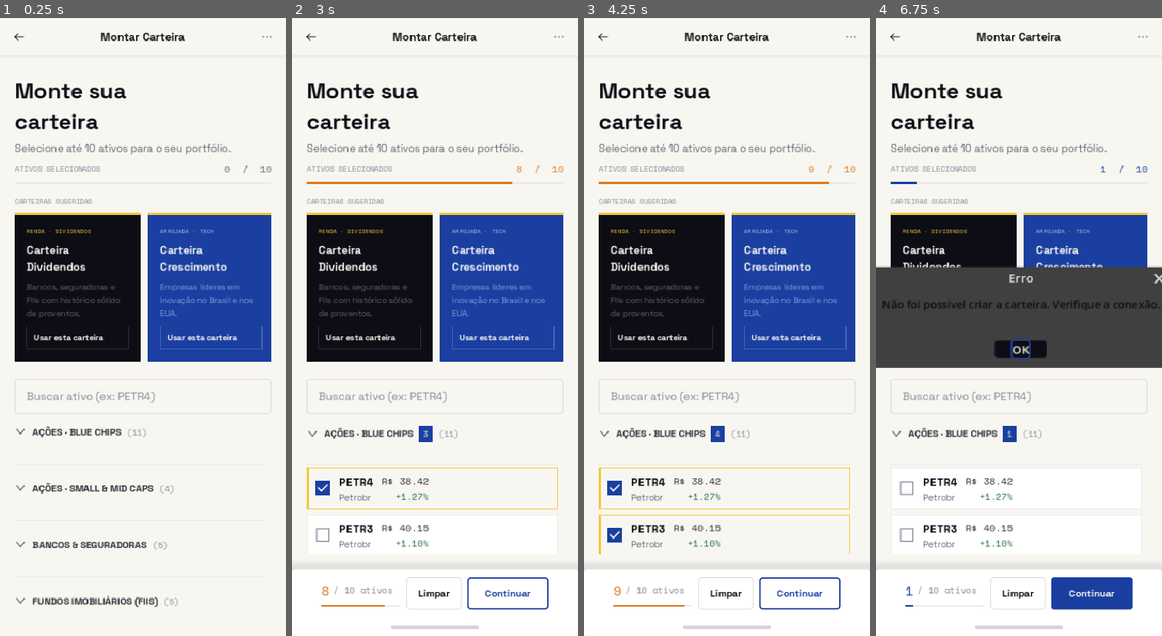
Above: before the commit, frames 1-4 (left to right).
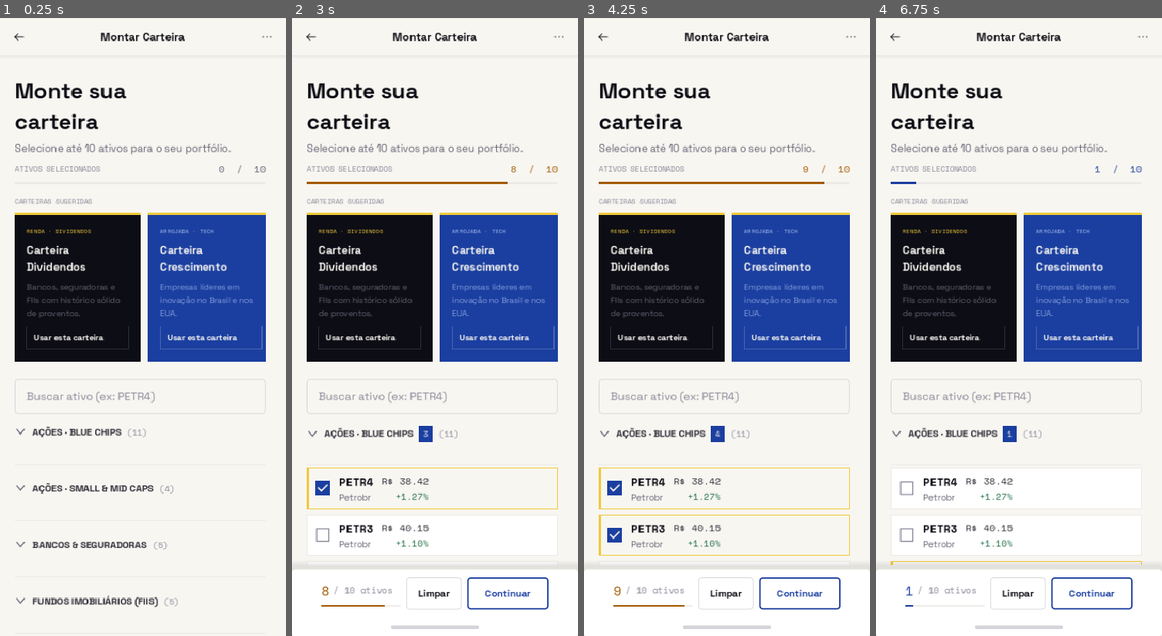
Above: after the commit, the same moments.

Repository: GiovannaKarolline/FORMA
Game: Godot game, scene res://scenes/screens/wallet_selection_screen.tscn
Two runs of this game, one before a commit and one after it. Both use one fixed random seed, a clock stepped at 60 frames per second and the inputs below.
Inputs (mouse positions are in pixels of both pictures, inside the frame that each line leads up to):
- Up to frame 1 (0.25 s): no input
- Up to frame 2 (3 s): click (557, 36) at 0.5 s; click "Usar esta carteira" at 1.25 s; click (432, 444) at 2.02 s; click (432, 487) at 2.75 s
- Up to frame 3 (4.25 s): click (724, 537) at 3.52 s
- Up to frame 4 (6.75 s): click (1016, 580) at 4.27 s; click (1016, 629) at 5.02 s; click (1019, 592) at 5.75 s, where only the run after the commit has a clickable "Limpar"; click (1093, 592) at 6.5 s, where only the run before the commit has a clickable "Continuar"

The runs differ from the first frame. In frame 1, 0.6% of the frame differs, in the area x 76-96%, y 23-64%; in frame 2, 0.9%; in frame 3, 1.1%; in frame 4, 17%, in the area x 0-100%, y 23-96%.

Commit message:
fix: rolagem da tela consertada

Diff:
--- a/scenes/screens/wallet_selection_screen.tscn
+++ b/scenes/screens/wallet_selection_screen.tscn
@@ -226,25 +226,32 @@
 texture = ExtResource("6")
 stretch_mode = 3
 
-[node name="SafeAreaMargin" type="MarginContainer" parent="." unique_id=4445250]
+
+[node name="MainScrollContainer" type="ScrollContainer" parent="." unique_id=111111111]
 unique_name_in_owner = true
 layout_mode = 2
 size_flags_vertical = 3
+horizontal_scroll_mode = 0
+
+[node name="ScrollContent" type="MarginContainer" parent="MainScrollContainer" unique_id=222222222]
+unique_name_in_owner = true
+layout_mode = 2
+size_flags_horizontal = 3
 theme_override_constants/margin_left = 20
 theme_override_constants/margin_top = 24
 theme_override_constants/margin_right = 20
-theme_override_constants/margin_bottom = 16
-
-[node name="InnerContent" type="VBoxContainer" parent="SafeAreaMargin" unique_id=1674796980]
-layout_mode = 2
-size_flags_vertical = 3
+theme_override_constants/margin_bottom = 24
+
+[node name="InnerContent" type="VBoxContainer" parent="MainScrollContainer/ScrollContent" unique_id=1674796980]
+layout_mode = 2
+size_flags_horizontal = 3
 theme_override_constants/separation = 16
 
-[node name="HeaderSection" type="VBoxContainer" parent="SafeAreaMargin/InnerContent" unique_id=140988621]
+[node name="HeaderSection" type="VBoxContainer" parent="MainScrollContainer/ScrollContent/InnerContent" unique_id=140988621]
 layout_mode = 2
 theme_override_constants/separation = 8
 
-[node name="TitleLabel" type="Label" parent="SafeAreaMargin/InnerContent/HeaderSection" unique_id=1135626050]
+[node name="TitleLabel" type="Label" parent="MainScrollContainer/ScrollContent/InnerContent/HeaderSection" unique_id=1135626050]
 layout_mode = 2
 theme_override_colors/font_color = Color(0.051, 0.051, 0.082, 1)
 theme_override_fonts/font = SubResource("FontVariation_1")
@@ -252,29 +259,29 @@
 text = "Monte sua
 carteira"
 
-[node name="SubtitleLabel" type="Label" parent="SafeAreaMargin/InnerContent/HeaderSection" unique_id=958304129]
+[node name="SubtitleLabel" type="Label" parent="MainScrollContainer/ScrollContent/InnerContent/HeaderSection" unique_id=958304129]
 layout_mode = 2
 theme_override_colors/font_color = Color(0.384, 0.38, 0.447, 1)
 theme_override_fonts/font = SubResource("FontVariation_2")
 theme_override_font_sizes/font_size = 14
 text = "Selecione até 10 ativos para o seu portfólio."
 
-[node name="ProgressRow" type="HBoxContainer" parent="SafeAreaMargin/InnerContent/HeaderSection" unique_id=1845393377]
+[node name="ProgressRow" type="HBoxContainer" parent="MainScrollContainer/ScrollContent/InnerContent/HeaderSection" unique_id=1845393377]
 layout_mode = 2
 theme_override_constants/separation = 0
 
-[node name="ProgressLabel" type="Label" parent="SafeAreaMargin/InnerContent/HeaderSection/ProgressRow" unique_id=2006636768]
+[node name="ProgressLabel" type="Label" parent="MainScrollContainer/ScrollContent/InnerContent/HeaderSection/ProgressRow" unique_id=2006636768]
 layout_mode = 2
 theme_override_colors/font_color = Color(0.525, 0.522, 0.588, 1)
 theme_override_fonts/font = SubResource("FontVariation_3")
 theme_override_font_sizes/font_size = 10
 text = "ATIVOS SELECIONADOS"
 
-[node name="ProgressSpacer" type="Control" parent="SafeAreaMargin/InnerContent/HeaderSection/ProgressRow" unique_id=1949861935]
-layout_mode = 2
-size_flags_horizontal = 3
-
-[node name="SelectionCounterLabel" type="Label" parent="SafeAreaMargin/InnerContent/HeaderSection/ProgressRow" unique_id=1613139424]
+[node name="ProgressSpacer" type="Control" parent="MainScrollContainer/ScrollContent/InnerContent/HeaderSection/ProgressRow" unique_id=1949861935]
+layout_mode = 2
+size_flags_horizontal = 3
+
+[node name="SelectionCounterLabel" type="Label" parent="MainScrollContainer/ScrollContent/InnerContent/HeaderSection/ProgressRow" unique_id=1613139424]
 unique_name_in_owner = true
 layout_mode = 2
 theme_override_colors/font_color = Color(0.525, 0.522, 0.588, 1)
@@ -282,7 +289,7 @@
 theme_override_font_sizes/font_size = 13
 text = "0  /  10"
 
-[node name="SelectionProgressBar" type="ProgressBar" parent="SafeAreaMargin/InnerContent/HeaderSection" unique_id=1659130378]
+[node name="SelectionProgressBar" type="ProgressBar" parent="MainScrollContainer/ScrollContent/InnerContent/HeaderSection" unique_id=1659130378]
 unique_name_in_owner = true
 custom_minimum_size = Vector2(0, 3)
 layout_mode = 2
@@ -292,28 +299,28 @@
 max_value = 10.0
 show_percentage = false
 
-[node name="SuggestedSection" type="VBoxContainer" parent="SafeAreaMargin/InnerContent" unique_id=1859442161]
+[node name="SuggestedSection" type="VBoxContainer" parent="MainScrollContainer/ScrollContent/InnerContent" unique_id=1859442161]
 layout_mode = 2
 theme_override_constants/separation = 8
 
-[node name="SuggestedSectionHeader" type="Label" parent="SafeAreaMargin/InnerContent/SuggestedSection" unique_id=1234593777]
+[node name="SuggestedSectionHeader" type="Label" parent="MainScrollContainer/ScrollContent/InnerContent/SuggestedSection" unique_id=1234593777]
 layout_mode = 2
 theme_override_colors/font_color = Color(0.525, 0.522, 0.588, 1)
 theme_override_fonts/font = SubResource("FontVariation_3")
 theme_override_font_sizes/font_size = 9
 text = "CARTEIRAS SUGERIDAS"
 
-[node name="SuggestedScrollContainer" type="ScrollContainer" parent="SafeAreaMargin/InnerContent/SuggestedSection" unique_id=167913918]
+[node name="SuggestedScrollContainer" type="ScrollContainer" parent="MainScrollContainer/ScrollContent/InnerContent/SuggestedSection" unique_id=167913918]
 unique_name_in_owner = true
 layout_mode = 2
 vertical_scroll_mode = 0
 
-[node name="SuggestedPortfoliosRow" type="HBoxContainer" parent="SafeAreaMargin/InnerContent/SuggestedSection/SuggestedScrollContainer" unique_id=1824249668]
+[node name="SuggestedPortfoliosRow" type="HBoxContainer" parent="MainScrollContainer/ScrollContent/InnerContent/SuggestedSection/SuggestedScrollContainer" unique_id=1824249668]
 unique_name_in_owner = true
 layout_mode = 2
 theme_override_constants/separation = 10
 
-[node name="SearchLineEdit" type="LineEdit" parent="SafeAreaMargin/InnerContent" unique_id=1180082871]
+[node name="SearchLineEdit" type="LineEdit" parent="MainScrollContainer/ScrollContent/InnerContent" unique_id=1180082871]
 unique_name_in_owner = true
 custom_minimum_size = Vector2(0, 48)
 layout_mode = 2
@@ -324,17 +331,13 @@
 theme_override_styles/focus = SubResource("StyleBoxFlat_3")
 placeholder_text = "Buscar ativo (ex: PETR4)"
 
-[node name="AssetsScrollContainer" type="ScrollContainer" parent="SafeAreaMargin/InnerContent" unique_id=1822768917]
-unique_name_in_owner = true
-layout_mode = 2
-size_flags_vertical = 3
-horizontal_scroll_mode = 0
-
-[node name="AssetsListContainer" type="VBoxContainer" parent="SafeAreaMargin/InnerContent/AssetsScrollContainer" unique_id=830616947]
+[node name="AssetsListContainer" type="VBoxContainer" parent="MainScrollContainer/ScrollContent/InnerContent" unique_id=830616947]
 unique_name_in_owner = true
 layout_mode = 2
 size_flags_horizontal = 3
 theme_override_constants/separation = 24
+
+
 
 [node name="BottomSelectionBar" type="PanelContainer" parent="." unique_id=369171784]
 unique_name_in_owner = true
--- a/scripts/autoload/forma_tokens.gd
+++ b/scripts/autoload/forma_tokens.gd
@@ -4,7 +4,7 @@
 const BLUE := Color("#1B3FA0")
 const RED := Color("#CE3A2F")
 const GREEN := Color("#1A6B42")
-const AMBER := Color("#D97B20")
+const AMBER := Color("#A35A00")
 
 const N900 := Color("#0D0D15")
 const N700 := Color("#2F2E38")
--- a/scripts/screens/wallet_selection_screen.gd
+++ b/scripts/screens/wallet_selection_screen.gd
@@ -1,12 +1,12 @@
 extends VBoxContainer
 
-@onready var safe_area_margin:   MarginContainer = %SafeAreaMargin
+@onready var scroll_content:     MarginContainer = %ScrollContent
+@onready var main_scroll:        ScrollContainer = %MainScrollContainer
 @onready var counter_label:      Label           = %SelectionCounterLabel
 @onready var selection_progress: ProgressBar     = %SelectionProgressBar
 @onready var suggested_row:      HBoxContainer   = %SuggestedPortfoliosRow
 @onready var suggested_scroll:   ScrollContainer = %SuggestedScrollContainer
 @onready var search_edit:        LineEdit        = %SearchLineEdit
-@onready var assets_scroll:      ScrollContainer = %AssetsScrollContainer
 @onready var assets_list:        VBoxContainer   = %AssetsListContainer
 @onready var bottom_bar:         PanelContainer  = %BottomSelectionBar
 @onready var bottom_count_label: Label           = %BottomCountLabel
@@ -22,7 +22,7 @@
 const INERTIA_FRICTION   := 7.0
 
 var _category_sections: Dictionary = {}
-var _touch_in_assets_scroll: bool  = false
+var _touch_in_scroll: bool         = false
 var _last_drag_velocity: float     = 0.0
 var _scroll_inertia: float         = 0.0
 var _loading_label: Label
@@ -32,13 +32,15 @@
 var _fill_green: StyleBoxFlat
 
 func _ready() -> void:
+	# Garante que o VBoxContainer raiz preenche toda a viewport
 	set_anchors_and_offsets_preset(Control.PRESET_FULL_RECT)
+	size = get_viewport_rect().size
 
 	_fill_blue  = _make_fill(FormaTokens.BLUE)
 	_fill_amber = _make_fill(FormaTokens.AMBER)
 	_fill_green = _make_fill(FormaTokens.GREEN)
 
-	get_tree().root.size_changed.connect(_update_responsive_layout)
+	get_tree().root.size_changed.connect(_on_viewport_resized)
 
 	search_edit.text_changed.connect(_on_search_changed)
 	SelectionManager.selection_changed.connect(_on_selection_changed)
@@ -55,6 +57,11 @@
 	await get_tree().process_frame
 	_update_responsive_layout()
 	_hide_all_scrollbars()
+
+func _on_viewport_resized() -> void:
+	size = get_viewport_rect().size
+	_update_responsive_layout()
+
 
 # Carregamento (async)
 
@@ -211,7 +218,7 @@
 # Scrollbars
 
 func _hide_all_scrollbars() -> void:
-	_hide_scrollbar_pair(assets_scroll)
+	_hide_scrollbar_pair(main_scroll)
 	_hide_scrollbar_pair(suggested_scroll)
 
 func _hide_scrollbar_pair(container: ScrollContainer) -> void:
@@ -223,28 +230,28 @@
 	bar.modulate            = Color(1.0, 1.0, 1.0, 0.0)
 	bar.mouse_filter        = Control.MOUSE_FILTER_IGNORE
 
-# Inércia de rolagem
+# Inércia de rolagem (opera sobre o scroll principal da tela inteira)
 
 func _input(event: InputEvent) -> void:
 	if event is InputEventScreenTouch:
 		if event.pressed:
-			_touch_in_assets_scroll = assets_scroll.get_global_rect().has_point(event.position)
-			if _touch_in_assets_scroll:
+			_touch_in_scroll = main_scroll.get_global_rect().has_point(event.position)
+			if _touch_in_scroll:
 				_scroll_inertia     = 0.0
 				_last_drag_velocity = 0.0
 		else:
-			if _touch_in_assets_scroll:
+			if _touch_in_scroll:
 				_scroll_inertia = _last_drag_velocity
-			_touch_in_assets_scroll = false
-	elif event is InputEventScreenDrag and _touch_in_assets_scroll:
+			_touch_in_scroll = false
+	elif event is InputEventScreenDrag and _touch_in_scroll:
 		_last_drag_velocity = -event.velocity.y
 
 func _process(delta: float) -> void:
-	if _touch_in_assets_scroll or abs(_scroll_inertia) <= 1.0:
-		if not _touch_in_assets_scroll:
+	if _touch_in_scroll or abs(_scroll_inertia) <= 1.0:
+		if not _touch_in_scroll:
 			_scroll_inertia = 0.0
 		return
-	assets_scroll.scroll_vertical += int(_scroll_inertia * delta)
+	main_scroll.scroll_vertical += int(_scroll_inertia * delta)
 	_scroll_inertia = lerpf(_scroll_inertia, 0.0, INERTIA_FRICTION * delta)
 
 # Busca e seleção
@@ -283,7 +290,9 @@
 	push_warning("Limite de 10 ativos atingido.")
 
 func _update_responsive_layout() -> void:
-	var w := get_tree().root.size.x
+	var w := get_viewport_rect().size.x
+	if w <= 0:
+		w = get_tree().root.size.x
 	if w <= 0:
 		return
 
@@ -300,8 +309,8 @@
 	for section: CategorySection in _category_sections.values():
 		section.set_columns(columns)
 
-	safe_area_margin.add_theme_constant_override("margin_left",  margin)
-	safe_area_margin.add_theme_constant_override("margin_right", margin)
+	scroll_content.add_theme_constant_override("margin_left",  margin)
+	scroll_content.add_theme_constant_override("margin_right", margin)
 	assets_list.queue_sort()
 
 func _make_fill(color: Color) -> StyleBoxFlat:
Not shown, added: export_presets.cfg
